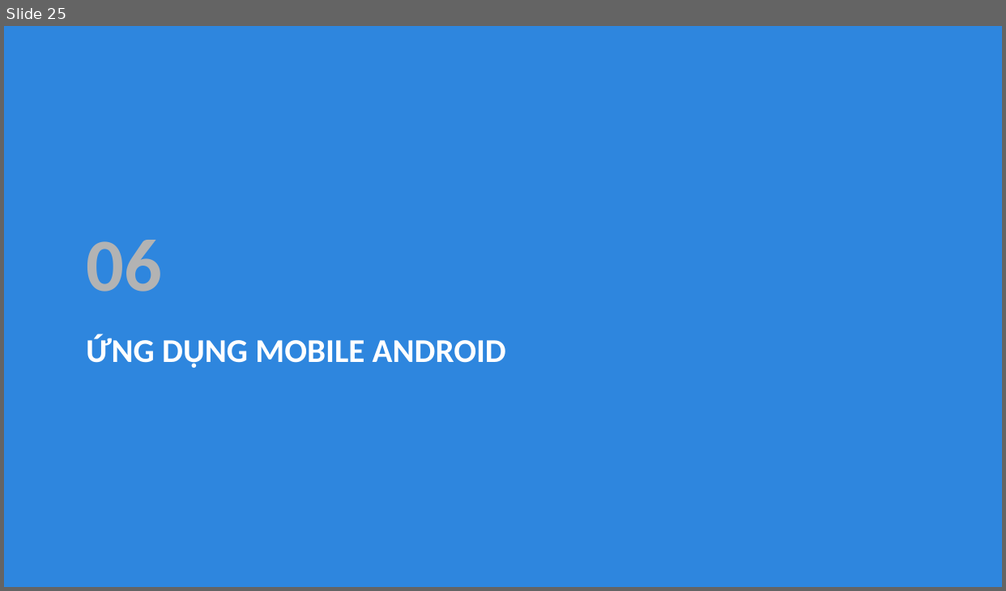
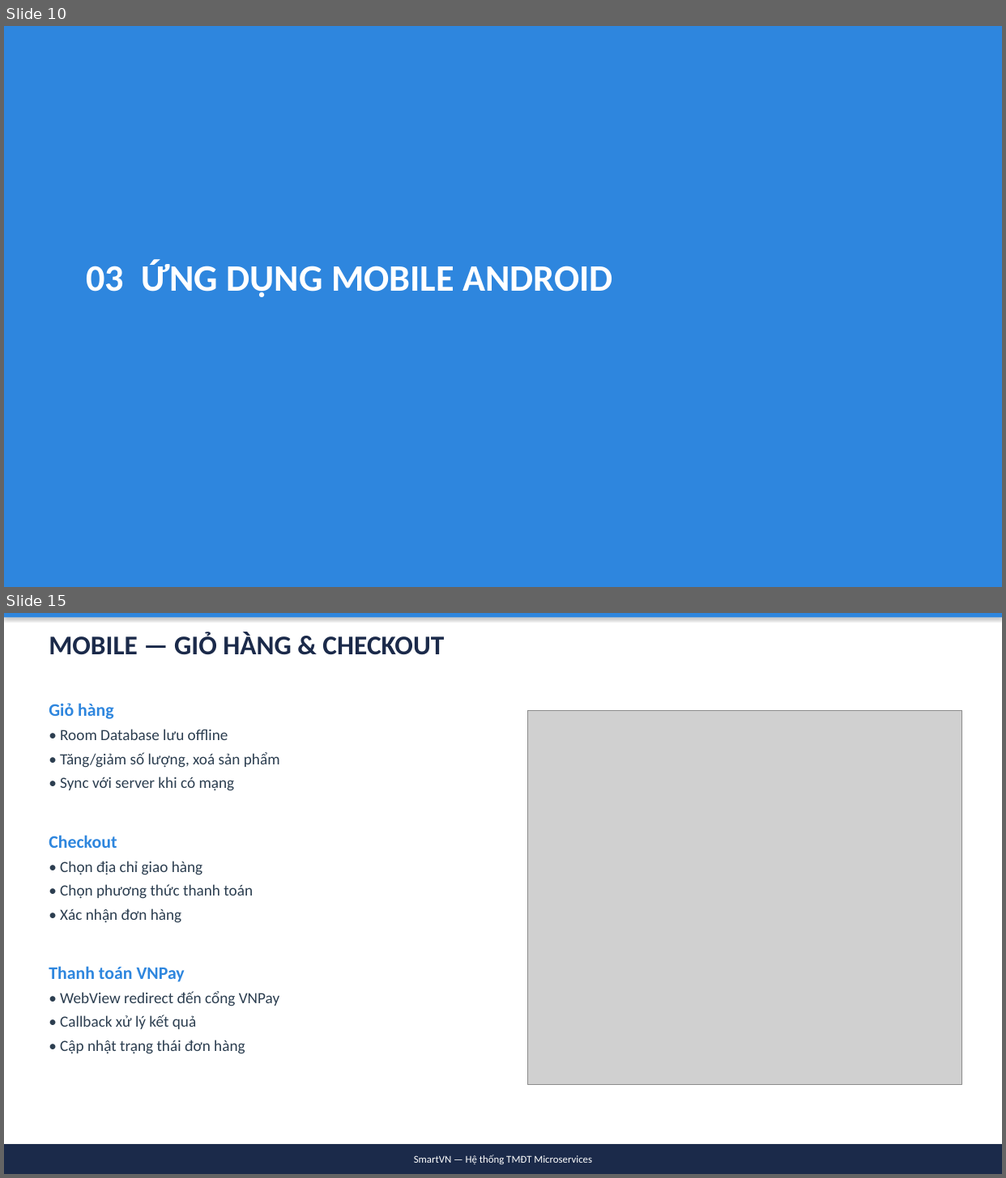
Before and after one commit to simasangggg/smartvn-report, a slide deck: SmartVN-Slides.pptx. Shown one above the other, each under a label of ours: slide 25 before the commit, slides 10 and 15 after it; the slides between them are not shown. The pictures are 1006x591 and 1006x1178 pixels, drawn with LibreOffice and Linux fonts; fonts in the diff are those of the drawing; grey boxes stand for pictures. Boxes give left, top, right and bottom in pixels: in the first picture for what was removed or moved away, otherwise in the second. Text is boxed around its words. In the diff, an @@ line names an element or a change of style, - is before the commit and + after.

Commit message:
refactor: Giảm slide xuống 23, tập trung Mobile
- Gộp 42 slides → 23 slides (gọn hơn, dễ trình bày)
- Mở rộng phần Mobile (6 slides): Login, Product, Cart/Checkout, Profile/Orders
- Giảm phần lý thuyết, tập trung demo UI + features
- Mỗi slide Mobile có ảnh screenshot + mô tả tính năng

```diff
--- a/SmartVN-Slides.pptx
+++ b/SmartVN-Slides.pptx
@@ slide 15 added at (4, 613, 1002, 1174), background #FFFFFF @@
@@ rectangle added at (4, 613, 1002, 618), fill #2E86DE @@
@@ text added at (49, 632, 444, 655), 26 pt, text #1B2A4A, bold @@
+MOBILE — GIỎ HÀNG & CHECKOUT
@@ text added at (49, 703, 280, 1054), 15 pt, text #2C3E50 @@
+Giỏ hàng
+• Room Database lưu offline
+• Tăng/giảm số lượng, xoá sản phẩm
+• Sync với server khi có mạng
+Checkout
+• Chọn địa chỉ giao hàng
+• Chọn phương thức thanh toán
+• Xác nhận đơn hàng
+Thanh toán VNPay
+• WebView redirect đến cổng VNPay
+• Callback xử lý kết quả
+• Cập nhật trạng thái đơn hàng
@@ picture added at (528, 710, 962, 1084) @@
@@ rectangle added at (4, 1144, 1002, 1174), fill #1B2A4A, 10 pt, text #FFFFFF @@
+SmartVN — Hệ thống TMĐT Microservices
@@ what was slide 25 is now slide 10 @@
@@ slide 10 changed as well @@
@@ text removed at (86, 240, 162, 292) @@
-06
@@ text at (86, 260, 613, 297): text changed; size 32 to 36 pt @@
-ỨNG DỤNG MOBILE ANDROID
+03 ỨNG DỤNG MOBILE ANDROID
```
Also in this commit, not shown: 15 other slides changed, 6 other slides added, 26 slides removed, 1 other file.
